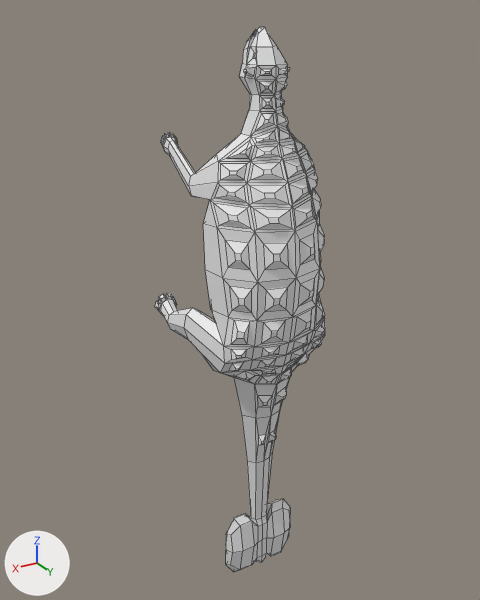
Renders of the FBX model Assets/Models/Ankylosaurus.fbx from each side of a commit.
The view is the same before and after, from a 50 mm lens placed at (2.28, 4.16, 1.61), pointed at (0.02, 0.39, -0.28). The axes (+X, +Y, +Z) are drawn at lower left. The lights are the same throughout. Mesh edges are drawn as thin lines. Vertices at the same position are counted once.

The scene before the commit, as lines of its bpy script (objects in view):
```python
me_cube_001 = bpy.data.meshes.new('Cube.001')
me_cube_001.from_pydata(...)  # 1014 vertices, 1009 faces; spans x -0.52..0.52, y 0.0..1.03, z -2.52..1.54
ob_exportmesh = bpy.data.objects.new('Exportmesh', me_cube_001)
ob_exportmesh.location = (0.0, 0.0, 0.0)
```
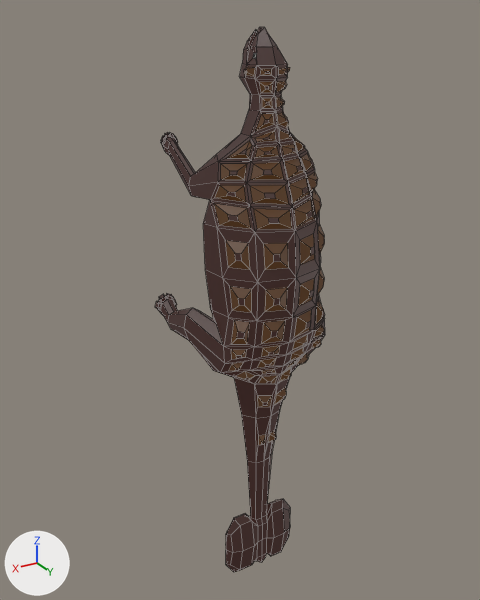
The newer file is also turned or shifted as a whole; pictures and numbers use the older file's frame.

What differs and where, as boxes (x1, y1, x2, y2) in the pictures (480 x 600 px):
```json
{"part": 1, "of": "me_cube_001", "change": "surface changed", "before": [155, 27, 296, 572], "after": [155, 27, 296, 572], "on screen": "grey to brown"}
{"part": 2, "of": "me_cube_001", "change": "recoloured", "before": [261, 30, 325, 562], "after": [261, 30, 325, 562]}
```

Edits to the scene script, one JSON object a line:
```json
{"op": "add", "block": "img_ankylosaurus_texture_png", "code": ["img_ankylosaurus_texture_png = load_image('Ankylosaurus_Texture.png', '../Textures/Ankylosaurus_Texture.png', 1024, 1024, 'sRGB')"]}
{"op": "add", "block": "mat_anky", "code": ["mat_anky = bpy.data.materials.new('Anky')", "# uses the picture img_ankylosaurus_texture_png"]}
{"block": "me_cube_001", "where": "# used by ob_exportmesh; location = (0.0, 0.0, 0.0)"}
{"op": "remove", "block": "me_cube_001", "code": "me_cube_001.from_pydata(...)  # 1014 vertices, 1009 faces; spans x -0.52..0.52, y 0.0..1.03, z -2.52..1.54"}
{"op": "add", "block": "me_cube_001", "code": "me_cube_001.from_pydata(...)  # 1014 vertices, 1013 faces; spans x -0.52..0.52, y 0.0..1.03, z -2.52..1.54"}
{"block": "me_cube_001", "change": "me_cube_001 part 1: 504 kept faces spanning x 0.0..0.52, y 0.0..1.03, z -2.52..1.54 get new texture (UV) coordinates"}
{"block": "me_cube_001", "change": "me_cube_001 part 2: 1009 faces spanning x -0.52..0.52, y 0.0..1.03, z -2.52..1.54 switch from no material to mat_anky"}
```
